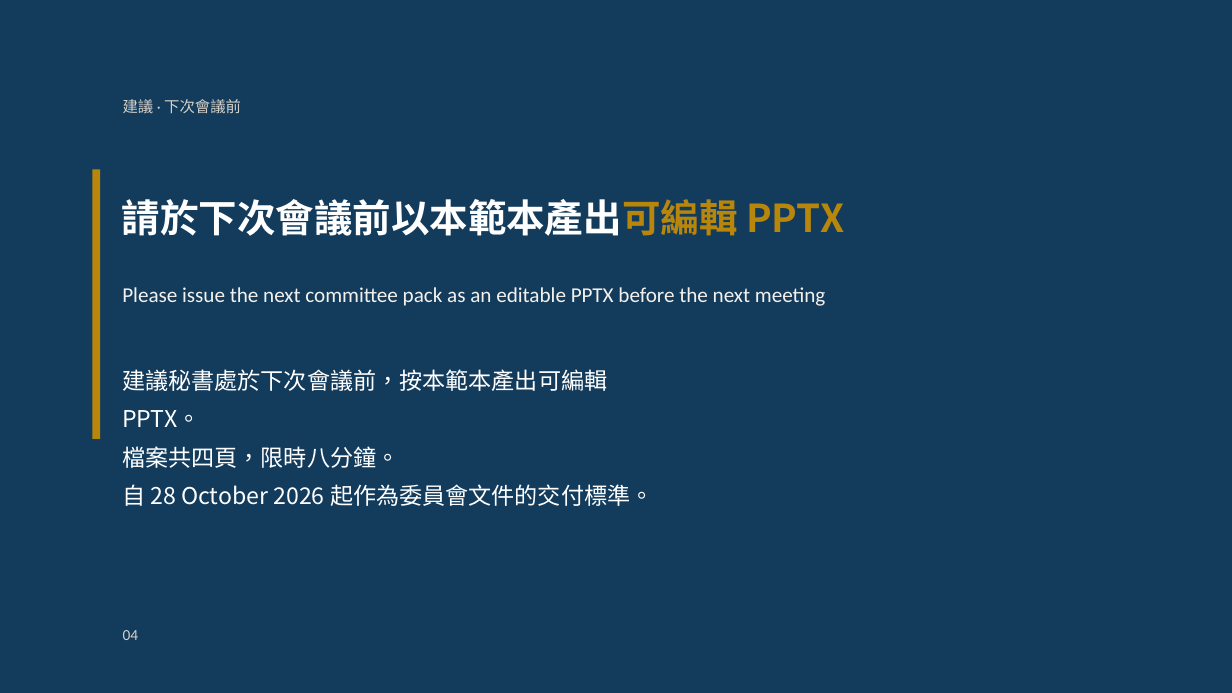
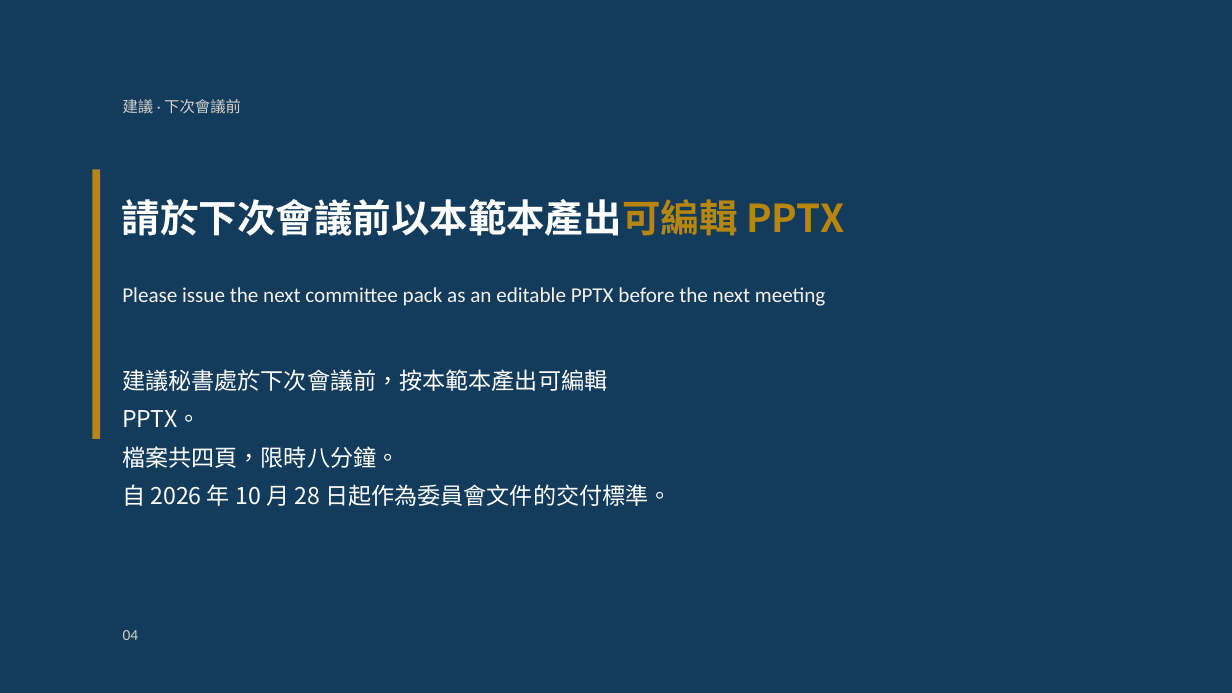
Before and after one commit to hugohe3/ppt-master, a slide deck: slide 4 of examples/ai_native_pptx_brief.pptx. Drawn at 1232x693 pixels with LibreOffice and Linux fonts; fonts in the diff are those of the drawing. Boxes give left, top, right and bottom in pixels: in the first picture for what was removed or moved away, otherwise in the second. Text is boxed around its words. In the diff, an @@ line names an element or a change of style, - is before the commit and + after.

```diff
--- a/examples/ai_native_pptx_brief.pptx
+++ b/examples/ai_native_pptx_brief.pptx
@@ text at (122, 369, 671, 506): text changed @@
-建議秘書處於下次會議前，按本範本產出可編輯 PPTX。
-檔案共四頁，限時八分鐘。
-自 28 October 2026 起作為委員會文件的交付標準。
+建議秘書處於下次會議前，按本範本產出可編輯 PPTX。
+檔案共四頁，限時八分鐘。
+自 2026 年 10 月 28 日起作為委員會文件的交付標準。
```
Also in this commit, not shown: 3 other slides changed, 6 other files.
